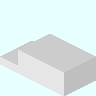
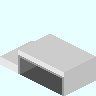
Comparing the layer stacks of the two 96 x 96 images. Changes:
added layer "Flour_Ware" in group "Ware" over [18, 55, 64, 96]
painted on "Wall_Office" over [20, 74, 62, 95]
